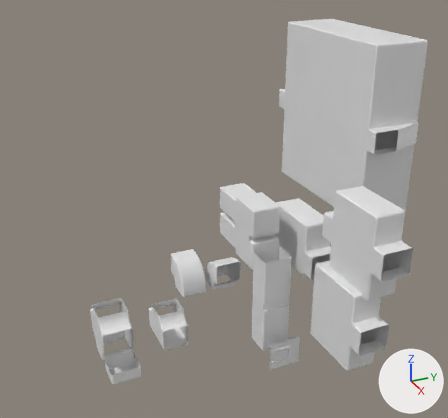
The Blender file Assets/Podziemie/Rooms.blend, before and after one commit.
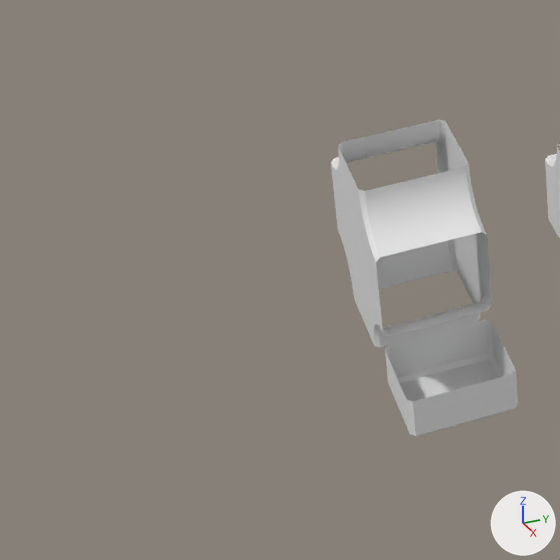
Old and new are each drawn whole from a camera (50 mm lens) standing at (36.87, -20.68, 31.02) and looking at (-6.13, -1.33, 9.53) and again close up on the part from 0% to 34% of the width and 63% to 100% of the height. The axes (+X, +Y, +Z) are drawn at lower right. The lights are the same throughout.

Objects in the first close-up: 'End', 'T', 'X'.
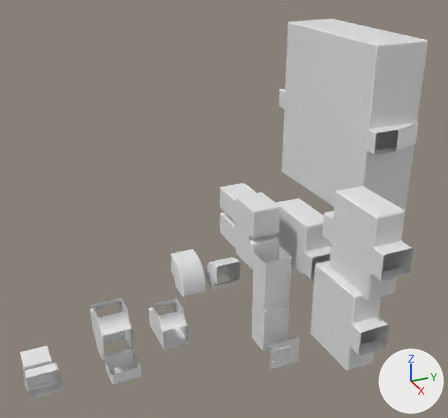
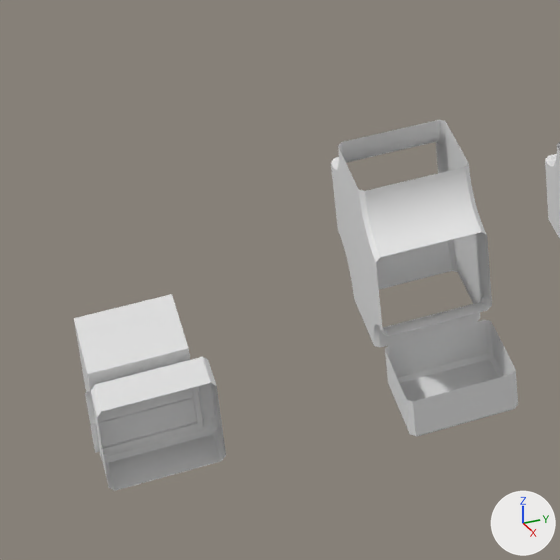
The change, as a list of edits to the scene's bpy script:
```text
Add mat_elevatormetal:
    mat_elevatormetal = principled_material('ElevatorMetal')
    mat_elevatormetal.base_color = (0.8, 0.8, 0.8)  # white #e7e7e7
Add me_elevatorend:
    me_elevatorend.from_pydata(...)  # 142 vertices, 130 faces; spans x -3.17..0.0, y -0.98..1.37, z -1.11..1.11
    # faces by material slot: [106, 24]
    me_elevatorend.materials.append(mat_wall)  # white #e7e7e7
    me_elevatorend.materials.append(mat_elevatormetal)  # white #e7e7e7
Add me_end_mesh_004:
    me_end_mesh_004.from_pydata([(-1.11, -1.09, 0.0), (-0.97, -1.09, 0.72), (-1.11, -1.09, 0.72), (-1.11, 1.09, 0.72), (-0.97, -1.09, 0.0), (-0.97, 1.09, 0.72), (-1.11, 1.09, 0.0), (-0.97, 1.09, 0.0)], [], [(6, 7, 4, 0), (3, 6, 0, 2), (1, 4, 7, 5)])
    me_end_mesh_004.materials.append(mat_elevatormetal)  # white #e7e7e7
Add me_end_mesh_003:
    me_end_mesh_003.from_pydata([(-1.11, -1.09, 0.0), (-0.97, -1.09, -0.72), (-1.11, -1.09, -0.72), (-1.11, 1.09, -0.72), (-0.97, -1.09, 0.0), (-0.97, 1.09, -0.72), (-1.11, 1.09, 0.0), (-0.97, 1.09, 0.0)], [], [(6, 0, 4, 7), (3, 2, 0, 6), (1, 5, 7, 4)])
    me_end_mesh_003.materials.append(mat_elevatormetal)  # white #e7e7e7
Add ob_elevatordoorl:
    ob_elevatordoorl = bpy.data.objects.new('ElevatorDoorL', me_end_mesh_004)
    ob_elevatordoorl.parent = ob_elevator
    ob_elevatordoorl.matrix_parent_inverse = Matrix(((1.0, 0.0, 0.0, 2.0), (0.0, 1.0, 0.0, 18.0), (0.0, 0.0, 1.0, 0.0), (0.0, 0.0, 0.0, 1.0)))
    ob_elevatordoorl.location = (-2.0, -18.0, 0.0)
    _m = ob_elevatordoorl.modifiers.new('Bevel', 'BEVEL')
    _m.width = 0.01
    _m.width_pct = 0.01
    _m.segments = 2
    _m.offset_type = 'WIDTH'
    _m.harden_normals = True
Add ob_elevator:
    ob_elevator = bpy.data.objects.new('Elevator', me_elevatorend)
    ob_elevator.location = (-2.0, -18.0, 0.0)
    _m = ob_elevator.modifiers.new('Bevel', 'BEVEL')
    _m.width = 0.01
    _m.width_pct = 0.01
    _m.segments = 2
    _m.offset_type = 'WIDTH'
    _m.harden_normals = True
Add ob_elevatordoorr:
    ob_elevatordoorr = bpy.data.objects.new('ElevatorDoorR', me_end_mesh_003)
    ob_elevatordoorr.parent = ob_elevator
    ob_elevatordoorr.matrix_parent_inverse = Matrix(((1.0, 0.0, 0.0, 2.0), (0.0, 1.0, 0.0, 18.0), (0.0, 0.0, 1.0, 0.0), (0.0, 0.0, 0.0, 1.0)))
    ob_elevatordoorr.location = (-2.0, -18.0, 0.0)
    _m = ob_elevatordoorr.modifiers.new('Bevel', 'BEVEL')
    _m.width = 0.01
    _m.width_pct = 0.01
    _m.segments = 2
    _m.offset_type = 'WIDTH'
    _m.harden_normals = True
```

Where the change shows, as pixel boxes (x1, y1, x2, y2) in the close-ups (560 x 560 px):
'Elevator', added: after (74, 294, 226, 491)
    faces in mat_wall (white #e7e7e7): (74, 294, 226, 491)
    faces in mat_elevatormetal (white #e7e7e7): (102, 386, 204, 454)
'ElevatorDoorR', added: after (90, 398, 197, 453)
'ElevatorDoorL', added: after (85, 388, 193, 425)
